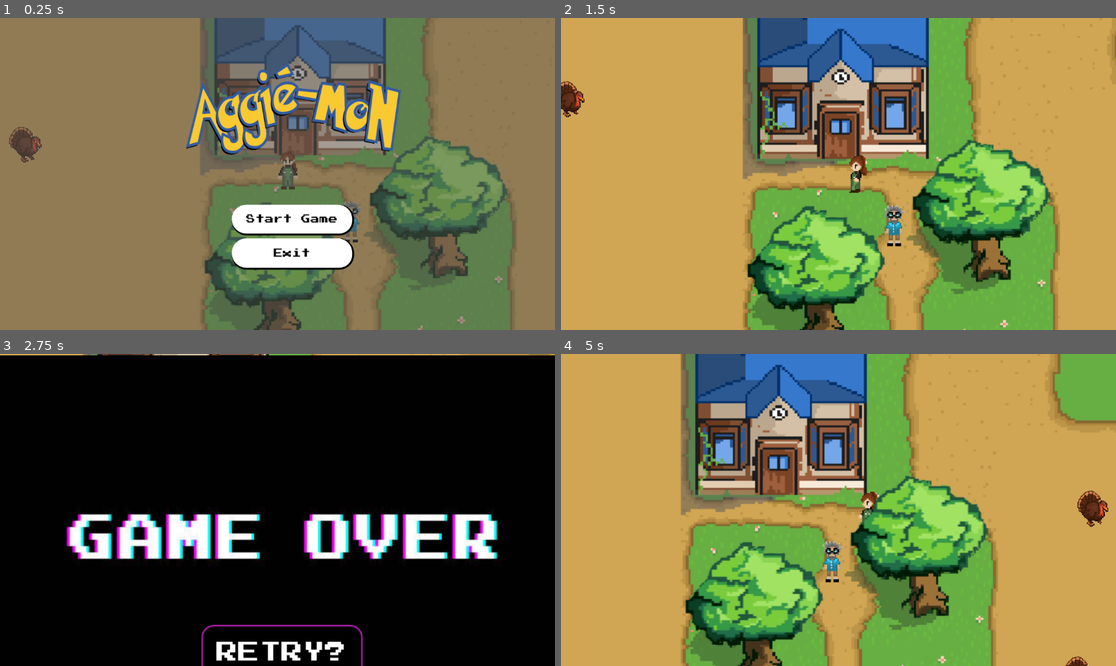
Above: before the commit, frames 1-4 (two rows, left to right).
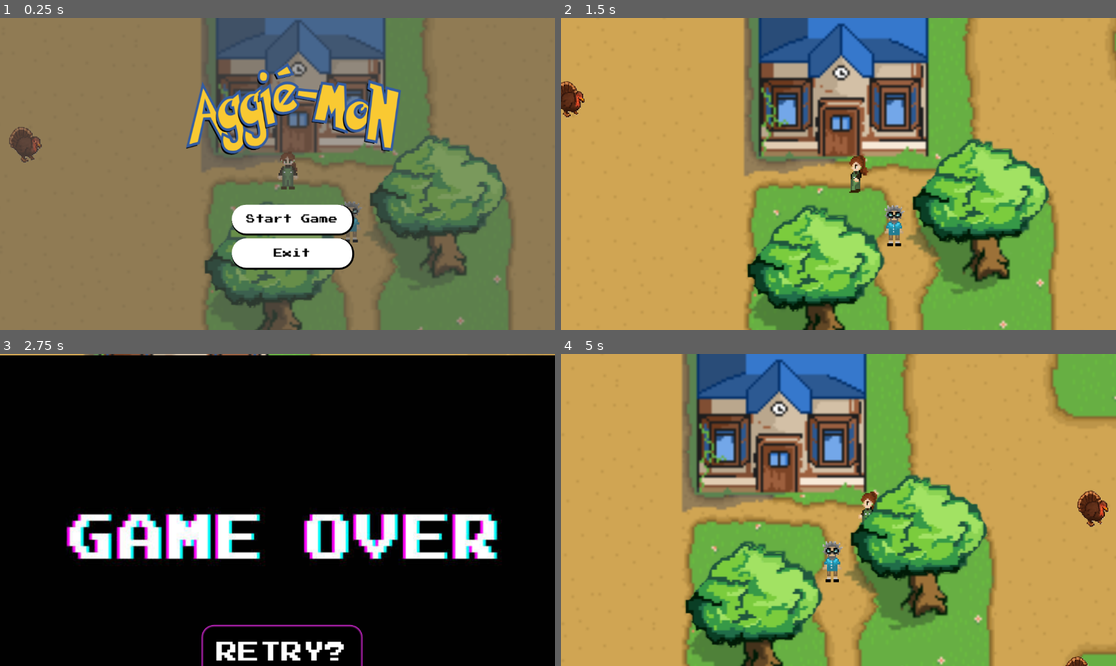
Above: after the commit, the same moments.

Repository: DrewCoding/179-Final-Project
Game: Godot game, scene res://Scenes/new_map_test.tscn
The game is run twice, just before and just after one commit, with the same random seed, the same clock (stepped at 60 frames per second) and the same inputs.
Inputs:
- Up to frame 1 (0.25 s): no input
- Up to frame 2 (1.5 s): click "Start Game" at 0.5 s; hold D (right) from 1.28 s (still down); tap Space (Level Up) at 1.35 s
- Up to frame 3 (2.75 s): tap G (shop) at 1.52, 2.27 s; release D (right) at 2.03 s; hold S (down) from 2.03 s (still down); tap 0 at 2.1 s
- Up to frame 4 (5 s): release S (down) at 2.75 s; click "RETRY?" at 2.75 s; click "Start Game" at 3.5 s; hold D (right) from 4.28 s (still down); tap Space (Level Up) at 4.35 s

The runs differ from the first frame. In frame 1, 3.1% of the frame differs, in the area x 36-93%, y 0-100%; in frame 2, 9.5%; in frame 3, less than 0.1%; in frame 4, 10%, in the area x 21-100%, y 0-100%.

Commit message:
Added new map, currently adding new building boundries

Diff:
--- a/aggiemon/Scenes/new_map_test.tscn
+++ b/aggiemon/Scenes/new_map_test.tscn
@@ -1,8 +1,9 @@
-[gd_scene load_steps=34 format=3 uid="uid://ckwokfbnil3mk"]
+[gd_scene load_steps=35 format=3 uid="uid://ckwokfbnil3mk"]
 
 [ext_resource type="Script" uid="uid://c6lblw7h6fgnh" path="res://Scripts/game_manager.gd" id="1_2jeib"]
+[ext_resource type="Texture2D" uid="uid://cwya21wom513f" path="res://Assets/tiles/aggiemonmap_incomplete_latest.png" id="2_xwppu"]
 [ext_resource type="PackedScene" uid="uid://blgqbg12jhnjl" path="res://Scenes/enemy.tscn" id="3_m4a4n"]
-[ext_resource type="Texture2D" uid="uid://cj2tgrjcyhq10" path="res://Assets/tiles/aggiemonmap_incomplete.png" id="3_n21db"]
+[ext_resource type="Texture2D" uid="uid://b77drae40hvui" path="res://Assets/tiles/aggiemonmap_incomplete.png" id="3_n21db"]
 [ext_resource type="PackedScene" uid="uid://dtrcgvihhd73g" path="res://Scenes/player.tscn" id="4_n21db"]
 [ext_resource type="Script" uid="uid://ckj0jl80tnfsq" path="res://Scripts/player_camera.gd" id="4_xqlrx"]
 [ext_resource type="Script" uid="uid://cwmbyf8vm1j5r" path="res://Scripts/enemy_spawner.gd" id="7_fijs6"]
@@ -59,8 +60,8 @@
 [node name="WorldPNG" type="Sprite2D" parent="OverWorld"]
 z_index = -1
 position = Vector2(385.99997, 295.00003)
-scale = Vector2(2.0000002, 2.0920002)
-texture = ExtResource("3_n21db")
+scale = Vector2(5.1, 5.1)
+texture = ExtResource("2_xwppu")
 
 [node name="Camera2D" type="Camera2D" parent="OverWorld"]
 position = Vector2(166.25494, 153.60397)
--- a/aggiemon/Scripts/health_bar.gd
+++ b/aggiemon/Scripts/health_bar.gd
@@ -14,16 +14,15 @@
 	self.max_value = enemy.max_hp
 	self.value = enemy.curr_hp
 
-	# Color-code health bar based on HP percentage
 	var hp_percent = (enemy.curr_hp / enemy.max_hp) * 100
 	var fill_style = self.get_theme_stylebox("fill") as StyleBoxFlat
 	if fill_style:
 		if hp_percent > 60:
-			fill_style.bg_color = Color(0, 1, 0, 1)  # Green
+			fill_style.bg_color = Color(0, 1, 0, 1)
 		elif hp_percent > 30:
-			fill_style.bg_color = Color(1, 1, 0, 1)  # Yellow
+			fill_style.bg_color = Color(1, 1, 0, 1)
 		else:
-			fill_style.bg_color = Color(1, 0, 0, 1)  # Red
+			fill_style.bg_color = Color(1, 0, 0, 1)
 
 	label.text = str(int(self.value)) + " / " + str(int(self.max_value))
 
@@ -31,15 +30,14 @@
 	self.max_value = enemy.max_hp
 	self.value = enemy.curr_hp
 
-	# Color-code health bar based on HP percentage
 	var hp_percent = (enemy.curr_hp / enemy.max_hp) * 100
 	var fill_style = self.get_theme_stylebox("fill") as StyleBoxFlat
 	if fill_style:
 		if hp_percent > 60:
-			fill_style.bg_color = Color(0, 1, 0, 1)  # Green
+			fill_style.bg_color = Color(0, 1, 0, 1)
 		elif hp_percent > 30:
-			fill_style.bg_color = Color(1, 1, 0, 1)  # Yellow
+			fill_style.bg_color = Color(1, 1, 0, 1)
 		else:
-			fill_style.bg_color = Color(1, 0, 0, 1)  # Red
+			fill_style.bg_color = Color(1, 0, 0, 1)
 
 	label.text = str(int(self.value)) + " / " + str(int(self.max_value))
Binary file added: aggiemon/Assets/tiles/aggiemonmap_incomplete_latest.png
Not shown, changed: aggiemon/Assets/tiles/aggiemonmap_incomplete_latest.png.import
